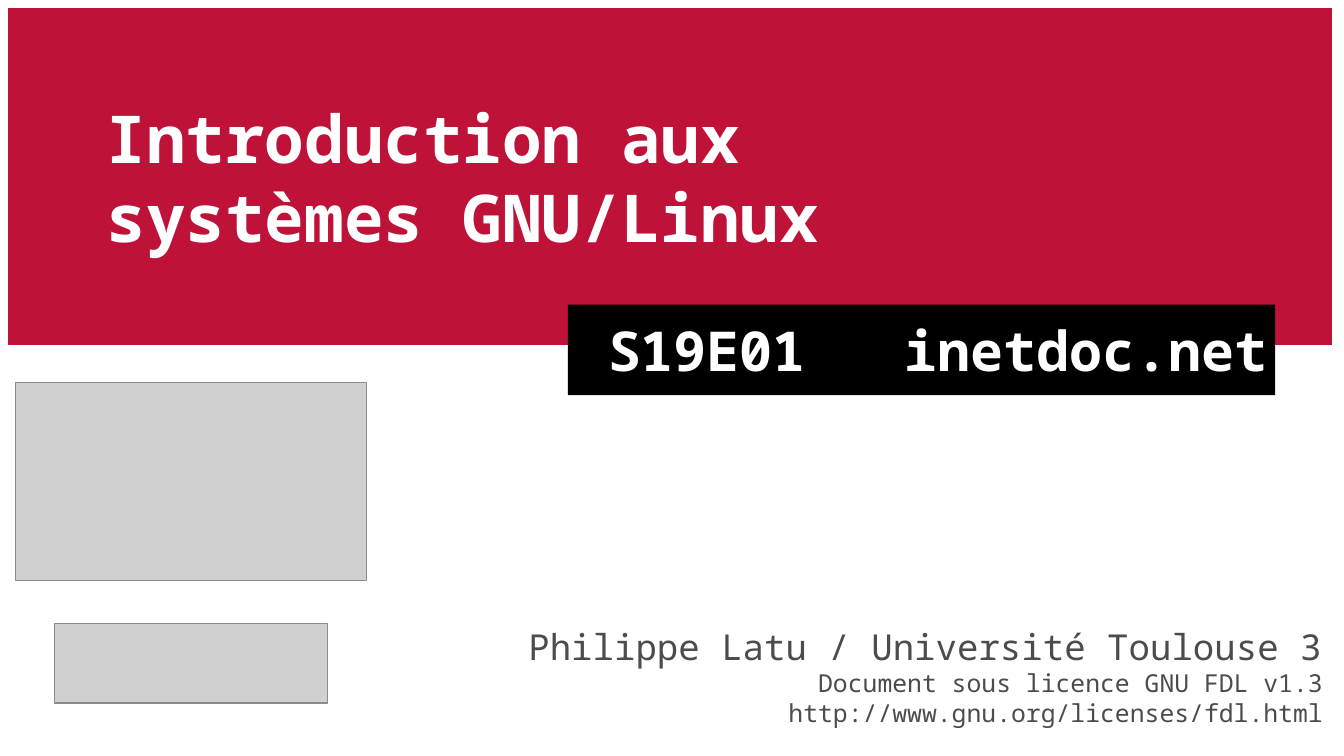
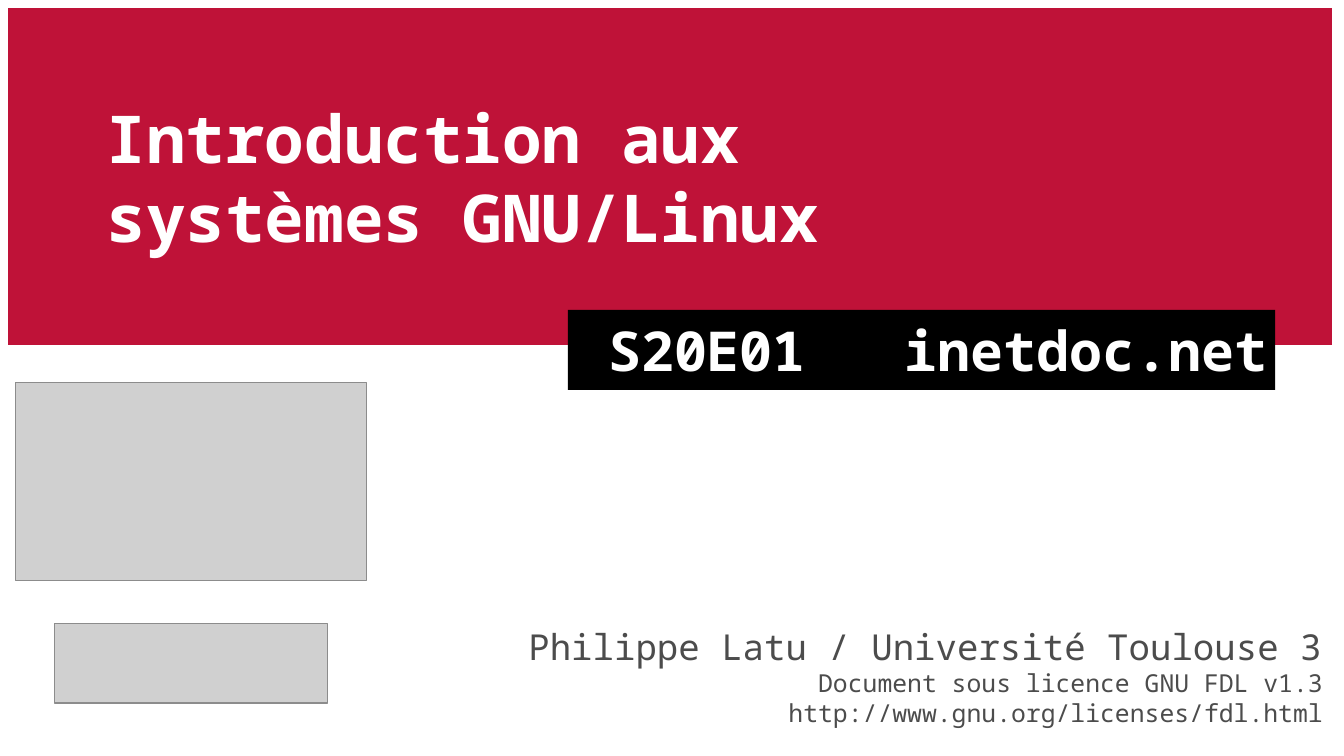
Before and after one commit to platu/inetdoc, a slide deck: slide 1 of presentations/sysadm-base-1/sysadm-base-1.odp. Drawn at 1344x756 pixels with LibreOffice and Linux fonts; fonts in the diff are those of the drawing; grey boxes stand for pictures. Boxes give left, top, right and bottom in pixels: in the first picture for what was removed or moved away, otherwise in the second. Text is boxed around its words. In the diff, an @@ line names an element or a change of style, - is before the commit and + after.

```diff
--- a/presentations/sysadm-base-1/sysadm-base-1.odp
+++ b/presentations/sysadm-base-1/sysadm-base-1.odp
@@ rectangle "S20E01 inetdoc.net": place and size @@
-rectangle "S20E01 inetdoc.net" at [568,305,1276,395]
+rectangle "S20E01 inetdoc.net" at [568,310,1276,390]
@@ text in rectangle at [608,328,1268,372]: text changed @@
-S19E01 inetdoc.net
+S20E01 inetdoc.net
```
Also in this commit, not shown: 15 other slides changed, 1 slide added, 1 slide removed, 1 other file.
